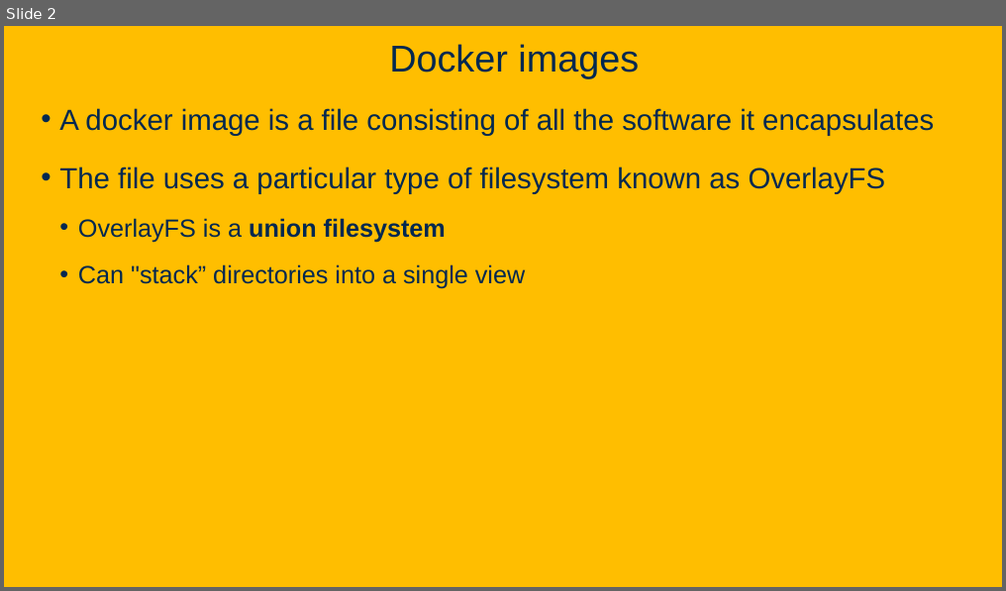
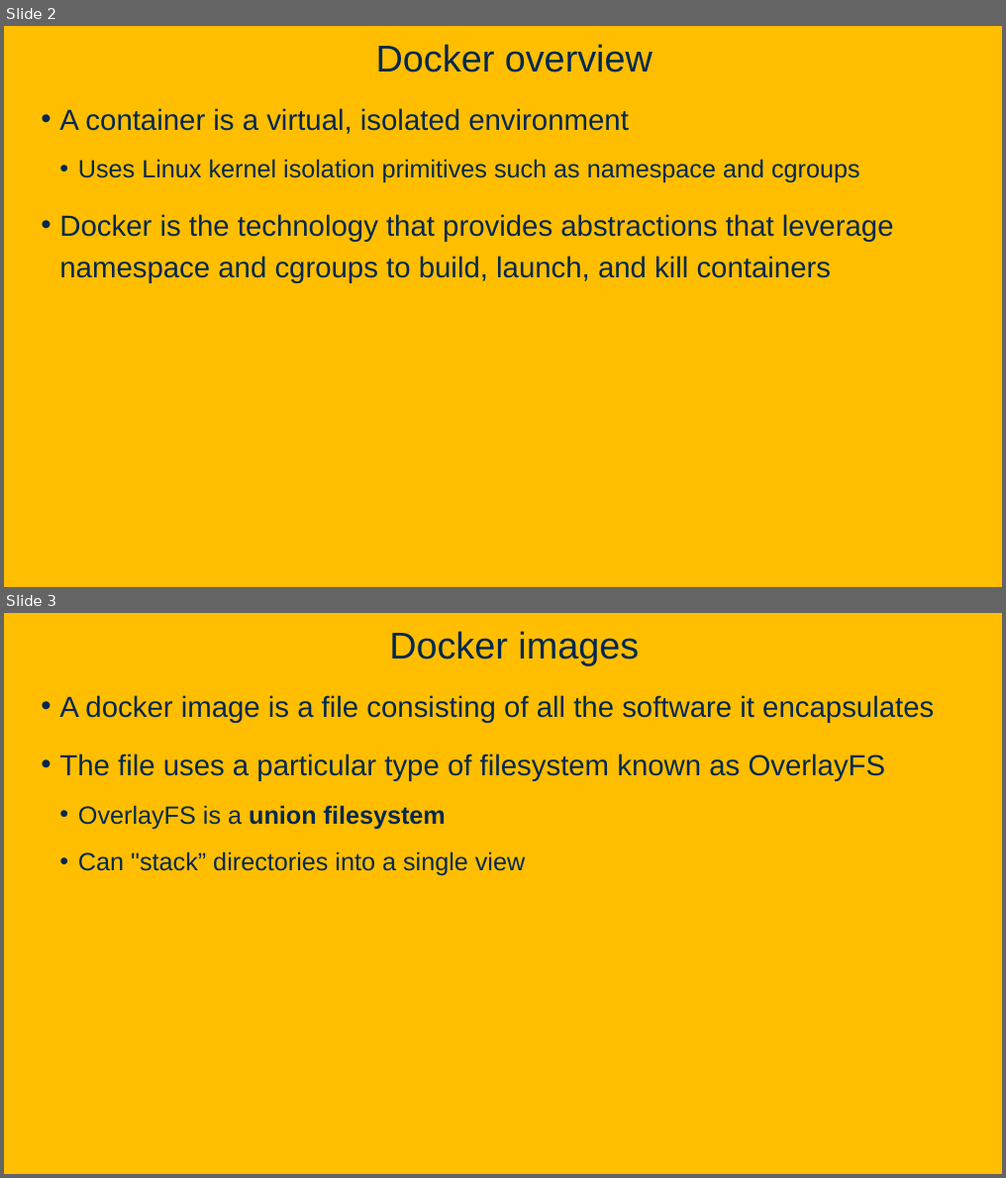
Before and after one commit to davsec-teaching/W26_ECS_160, a slide deck: slides/Docker.pptx. Shown one above the other, each under a label of ours: slide 2 before the commit, slides 2 and 3 after it. The pictures are 1006x591 and 1006x1178 pixels, drawn with LibreOffice and Linux fonts; fonts in the diff are those of the drawing; background and template pictures are left out. Boxes give left, top, right and bottom in pixels: in the first picture for what was removed or moved away, otherwise in the second. Text is boxed around its words. In the diff, an @@ line names an element or a change of style, - is before the commit and + after.

Commit message:
update testing and docker slides

```diff
--- a/slides/Docker.pptx
+++ b/slides/Docker.pptx
@@ slide 2 added at (4, 26, 1002, 587), background picture (left out) @@
@@ title added at (376, 44, 652, 73), 36 pt, text #022850 @@
+Docker overview
@@ text added at (59, 108, 894, 283), 28 pt, text #022850 @@
+• A container is a virtual, isolated environment
+  • Uses Linux kernel isolation primitives such as namespace and cgroups
+• Docker is the technology that provides abstractions that leverage namespace and cgroups to build, launch, and kill containers
@@ what was slide 2 is now slide 3 @@
```
Also in this commit, not shown: 2 slides changed, 2 other files.
